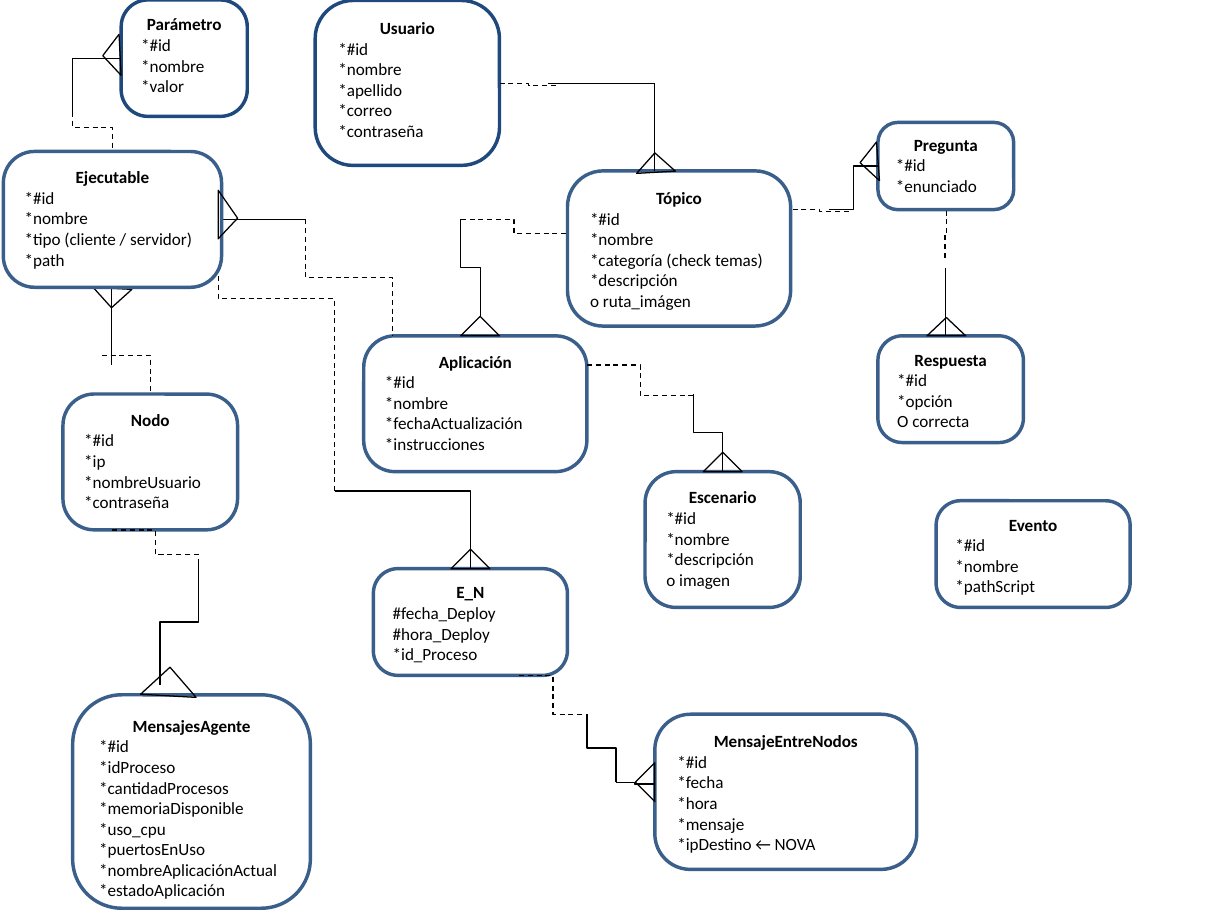
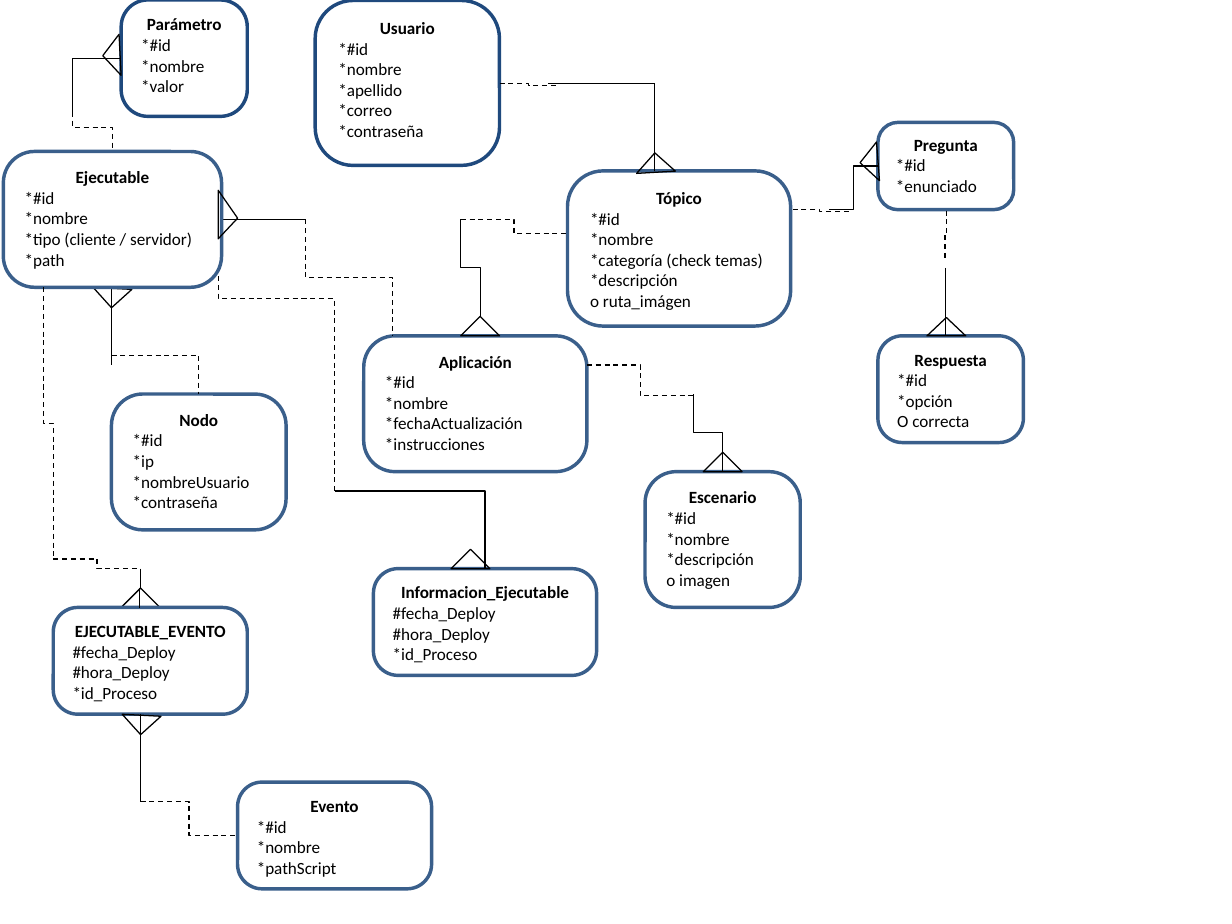
Before and after one commit to qckzr/teg-hs, a slide deck: slide 1 of Documentos/er.pptx. Drawn at 1232x924 pixels with LibreOffice and Linux fonts; fonts in the diff are those of the drawing. Boxes give left, top, right and bottom in pixels: in the first picture for what was removed or moved away, otherwise in the second. Text is boxed around its words. In the diff, an @@ line names an element or a change of style, - is before the commit and + after.

Commit message:
Scripts SQL: Eliminadas tablas de Mensaje entre nodos y renombradas las tablas E_E a Ejecutable_Evento y E_N a Informacion_Ejecutable... Servidor Central: Agregado método de comprobar conexión hacia el módulo de monitoreo y quitando métodos de insertarEnBd... Aplicación Web: Funcionamiento del agente de configuración. Al hacer click en el botón Información se muestra una pantalla con los datos recolectados por el agente de configuración para ese nodo. Agente de Configuración: Agregado método de comprobar conexión del servidor central para enviar la información.

```diff
--- a/Documentos/er.pptx
+++ b/Documentos/er.pptx
@@ elbow line added from (43, 287) to (53, 559), #000000 0.75 pt dashed @@
@@ elbow line moved from (102, 355) - (150, 394) to (112, 355) - (198, 394) @@
@@ rounded rectangle "Nodo": place and size @@
-rounded rectangle "Nodo" at [63, 394, 238, 530]
+rounded rectangle "Nodo" at [112, 394, 287, 530]
@@ elbow line moved from (471, 569) - (335, 492) to (485, 569) - (335, 492) @@
@@ elbow line moved from (198, 554) - (112, 530) to (53, 559) - (140, 569) @@
@@ elbow line moved from (160, 685) - (198, 559) to (140, 569) - (139, 609) @@
@@ rounded rectangle "Informacion_Ejecutable": place and size @@
-rounded rectangle "Informacion_Ejecutable" at [373, 569, 567, 676]
+rounded rectangle "Informacion_Ejecutable" at [373, 569, 596, 676]
@@ triangle added at [121, 588, 159, 607], outline #000000 0.75 pt @@
@@ text in rounded rectangle at [401, 586, 569, 601]: text changed @@
-E_N
+Informacion_Ejecutable
@@ rounded rectangle added at [53, 607, 246, 715], fill #FFFFFF, outline #3A5F8C 2 pt, 10 pt, text #000000 @@
+EJECUTABLE_EVENTO
+#fecha_Deploy
+#hora_Deploy
+*id_Proceso
@@ elbow line removed from (519, 675) to (586, 715) @@
@@ rounded rectangle removed at [73, 695, 310, 908] @@
-MensajesAgente
-*#id
-*idProceso
-*cantidadProcesos
-*memoriaDisponible
-*uso_cpu
-*puertosEnUso
-*nombreAplicaciónActual
-*estadoAplicación
@@ triangle at [121, 715, 161, 736]: rotation 3 to 182 degrees @@
@@ elbow line added from (140, 715) to (140, 802), #000000 0.75 pt @@
@@ elbow line removed from (616, 782) to (586, 715) @@
@@ rounded rectangle removed at [654, 715, 917, 870] @@
-MensajeEntreNodos
-*#id
-*fecha
-*hora
-*mensaje
-*ipDestino ← NOVA
@@ triangle removed at [635, 763, 655, 801] @@
@@ elbow line added from (140, 802) to (238, 835), #000000 0.75 pt dashed @@
@@ rounded rectangle "Evento": place and size @@
-rounded rectangle "Evento" at [936, 500, 1130, 607]
+rounded rectangle "Evento" at [238, 782, 431, 890]
@@ elbow line removed from (654, 784) to (616, 782) @@
```
Also in this commit, not shown: 13 other files.
